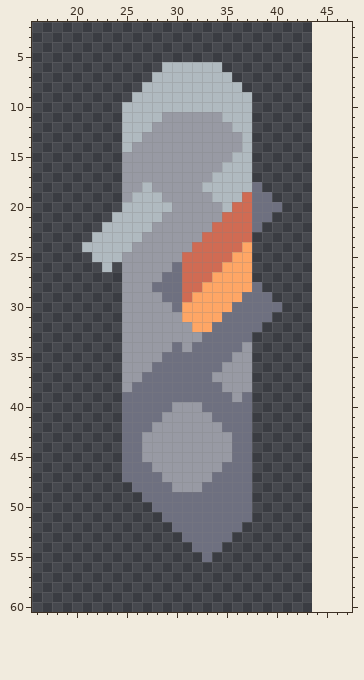
One commit to this pixel-art sprite: sprites/units/cnida-gun.png. Above: the version before the commit.
The file is 96x96 pixels. Shown: x 16..47, y 2..60. The old version is drawn lined up with the new one, on the new canvas.
New version:
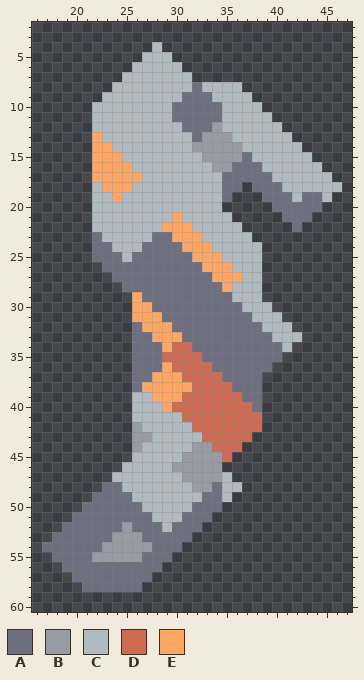
Palette (. is transparent): A #6e7080  B #989aa4  C #b0bac0  D #d06b53  E #ffa665
Diff:
canvas 96x96 -> 64x64, the old top-left corner now at -52,-20 (the part of the old canvas that was cut away was empty and is not shown)
Changed rows in their new state; - is an unchanged pixel.
first column x 17:
 4 -----------C------------------
 5 ----------CCC-----------------
 6 ---------CCC--....------------
 7 --------CCC----....-----------
 8 -------CCC-----A--------------
 9 ------CCC-----AAA-------------
10 -----CCC-----AAAAA---C--------
11 -----CCC----CAAAAA---CC-------
12 -----CCC---CCCAAA-C--CCC------
13 -----ECC--CCCCCA---C-CCCC-----
14 -----EEC-CCCCCC------CCCCC----
15 -----EEECCCCCCCC---BACCCCCC---
16 -----EEEECCCCCCCC-BAAACCCCCC--
17 -----EEEEECCCCCCC-AAAAACCCCCC-
18 -----CEEEC-CCCCC--AA.-AACCCCCC
19 -----CCEC---CCCCC-A...-AACAAC-
20 -----CCC-----CCCCC.....-AAAA--
21 -----CC-----CECCCCC....-AAA---
22 -----C-----CEEECCCCC..---A----
23 -----A----CAAEEECCCCC---------
24 ----.AA--CAAAAEEECCCCC--------
25 -----AAACAAAAAAEEECCCC--------
26 ------AAAAAAA-AAEE-CCC--------
27 -------AAAAA--AAA---CC--------
28 --------AAA---AAAA-CCC--------
29 --------.EAA--AAAAACCC.-------
30 --------.EEAA-AAAAA-CCC.------
31 --------.EEEAAAAAA---CCC------
32 --------.AEEEAAAA-----CCC-----
33 --------.AAEEEAA-----AACCC----
34 --------.AAAEDD-----AAAAC-----
35 --------.AAADDDD---AAAAA------
36 --------.AA-EDDDD-AAAAA-------
37 --------.A-EEEDDDDAAAA--------
38 --------.-EEEEEDDDDAAA--------
39 --------.CCEEEDDDDDD-A--------
40 --------.CCCEDDDDDDDDA--------
41 --------.CCCCCDDDDDDDD--------
42 --------.BCCCCCDDDDDDD--------
43 --------.B-CCCCCDDDDD---------
44 --------.BCCCCC--DDD.---------
45 --------.CCCCC----D..---------
46 --------CCCCC-----...---------
47 -------CCCCCCC---BC..---------
48 ------AACCCCCCC-B-CC.---------
49 -----AAAACCCCCCC--C..---------
50 ----AAAAAACCCCC---...---------
51 ---AAAAAAAACCC---....---------
52 --AAAAAABAAAC---....----------
53 -AAAAAABBBAAAA-....-----------
54 AAAAAABBBBBAAA-...------------
55 -AAAABBBBBAAA---.-------------
56 --AAAAAAAAAA------------------
57 ---AAAAAAAA-------------------
58 ----AAAAAA--------------------
